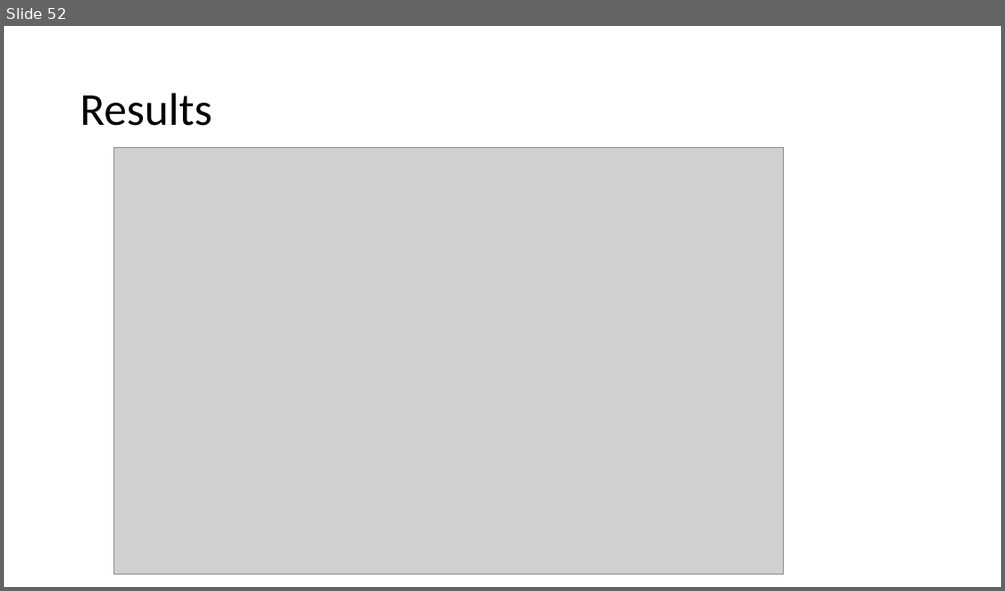
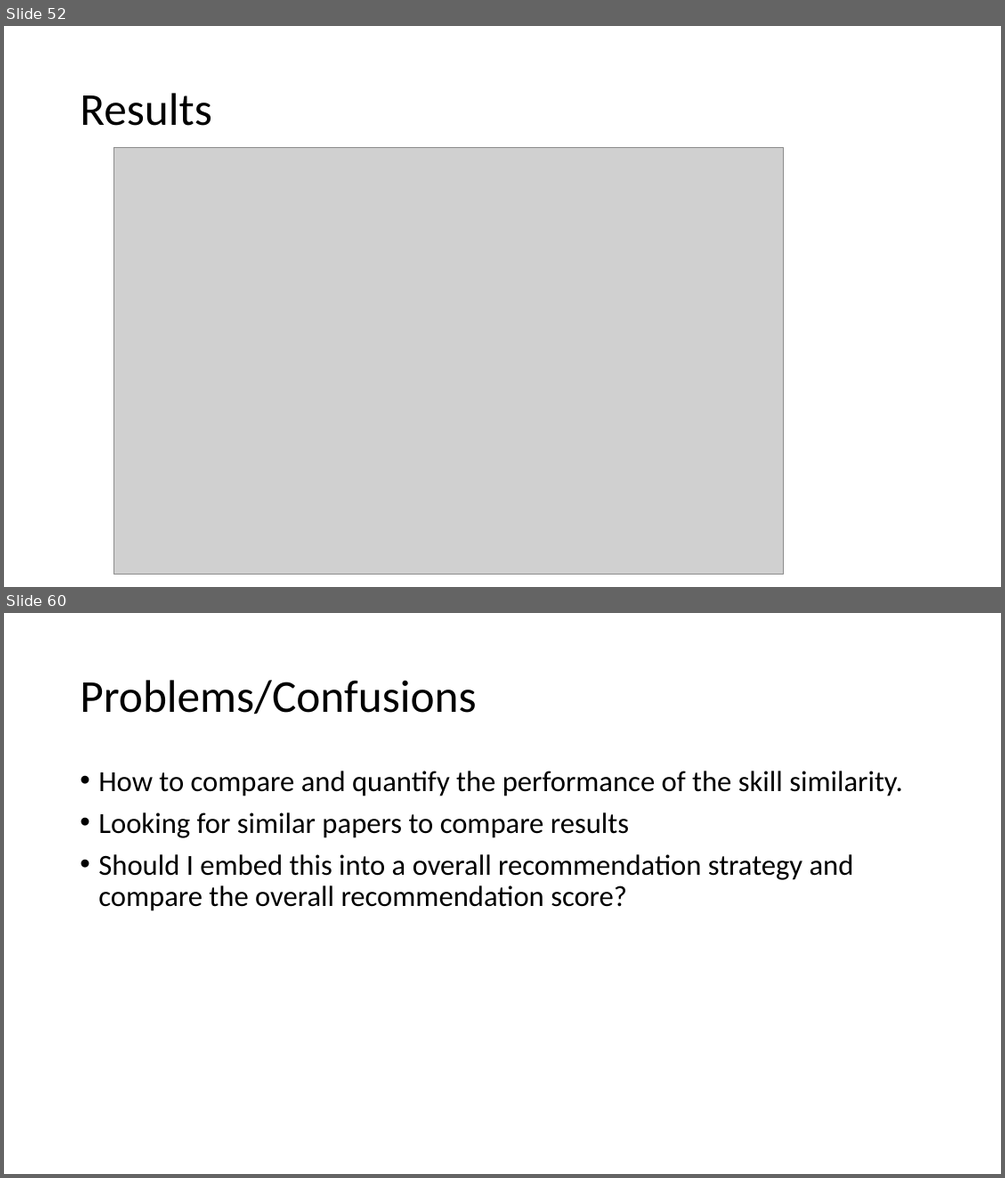
Before and after one commit to yeshbash/CS297, a slide deck: CS297-2.pptx. Shown one above the other, each under a label of ours: slide 52 before the commit, slides 52 and 60 after it; the slides between them are not shown. The pictures are 1005x591 and 1005x1178 pixels, drawn with LibreOffice and Linux fonts; fonts in the diff are those of the drawing; grey boxes stand for pictures. Boxes give left, top, right and bottom in pixels: in the first picture for what was removed or moved away, otherwise in the second. Text is boxed around its words. In the diff, an @@ line names an element or a change of style, - is before the commit and + after.

Commit message:
Restructuring Similarity and Pairwise Plotting

```diff
--- a/CS297-2.pptx
+++ b/CS297-2.pptx
@@ slide 60 added at bbox=[4, 613, 1001, 1174], background #FFFFFF @@
@@ title added at bbox=[80, 680, 476, 714], 44 pt, text #000000 @@
+Problems/Confusions
@@ text added at bbox=[98, 771, 903, 911], 28 pt, text #000000 @@
+• How to compare and quantify the performance of the skill similarity.
+• Looking for similar papers to compare results
+• Should I embed this into a overall recommendation strategy and compare the overall recommendation score?
```
Also in this commit, not shown: 7 other slides added, 8 other files.
